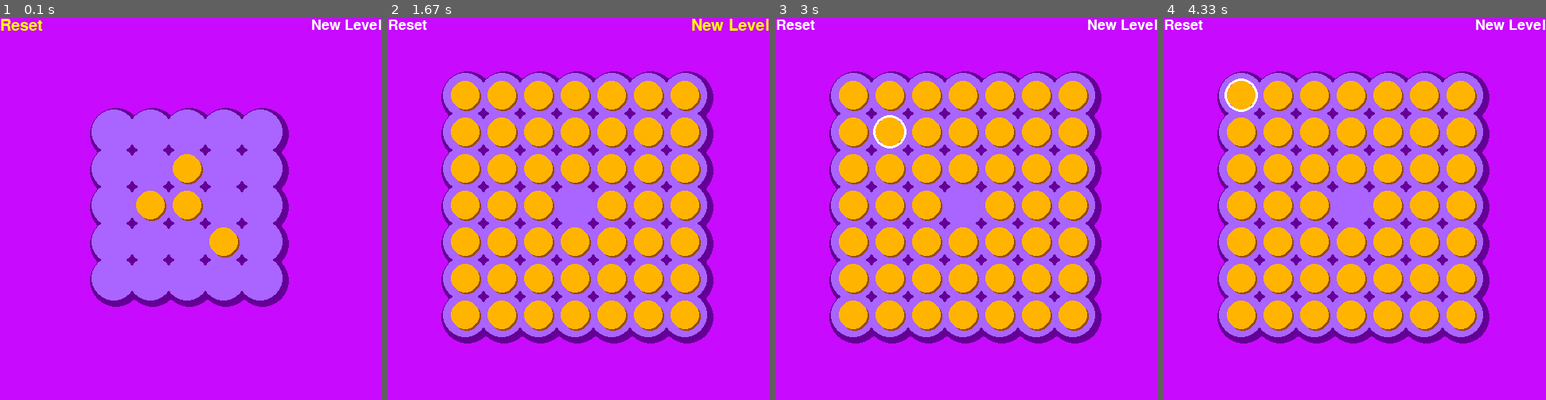
Above: before the commit, frames 1-4 (left to right).
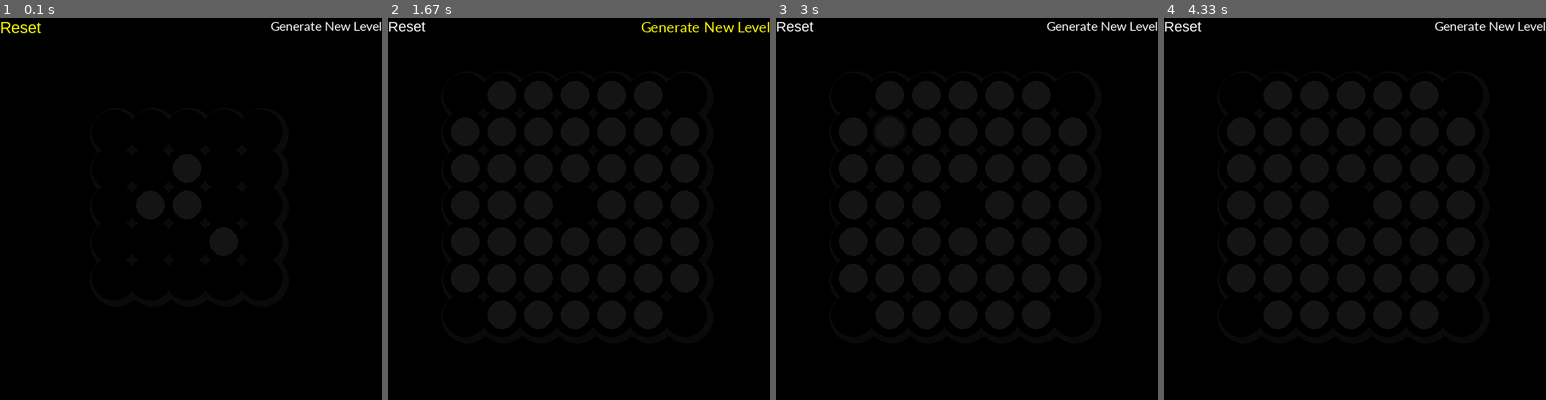
Above: after the commit, the same moments.

Repository: alvansga/my-py-game
Game: pygame game, started from marble.py
Two runs of this game, one before a commit and one after it. Both use one fixed random seed, a clock stepped at 60 frames per second and the inputs below.
Inputs (mouse positions are in pixels of both pictures, inside the frame that each line leads up to):
- Up to frame 1 (0.1 s): no input
- Up to frame 2 (1.67 s): click (712, 25) at 0.38 s, where only the run after the commit has a clickable "Generate New Level"; press the mouse at (502, 205) at 0.7 s; move the mouse to (556, 247) at 0.8 s; release the mouse at (609, 289) at 0.93 s; click (712, 25) at 1.05 s, where only the run after the commit has a clickable "Generate New Level"; click (712, 25) at 1.38 s, where only the run after the commit has a clickable "Generate New Level"
- Up to frame 3 (3 s): press the mouse at (852, 243) at 1.7 s; move the mouse to (844, 266) at 1.8 s; release the mouse at (837, 293) at 1.93 s; press the mouse at (1035, 94) at 2.03 s; move the mouse to (959, 136) at 2.13 s; release the mouse at (882, 178) at 2.27 s; press the mouse at (924, 166) at 2.37 s; move the mouse to (882, 128) at 2.47 s; release the mouse at (844, 90) at 2.6 s; press the mouse at (924, 205) at 2.7 s; move the mouse to (909, 163) at 2.8 s; release the mouse at (894, 117) at 2.93 s
- Up to frame 4 (4.33 s): press the mouse at (1240, 94) at 3.03 s; move the mouse to (1362, 113) at 3.13 s; release the mouse at (1488, 132) at 3.27 s; click (1450, 235) at 3.38 s; press the mouse at (1351, 277) at 3.7 s; move the mouse to (1374, 270) at 3.8 s; release the mouse at (1400, 262) at 3.93 s; press the mouse at (1312, 205) at 4.03 s; move the mouse to (1282, 144) at 4.13 s; release the mouse at (1248, 86) at 4.27 s

The runs differ from the first frame. In frame 1, 100% of the frame differs, in the area x 0-100%, y 0-100%; in frame 2, 100%; in frame 3, 100%; in frame 4, 100%.

Commit message:
level 5 rev

Diff:
--- a/marble.py
+++ b/marble.py
@@ -34,15 +34,18 @@
 BIRUTUA     = (100,  0,150)
 MERAH       = (255,  0,  0)
 KUNING      = (255,255,  0)
-
-BGCOLOR1 = UNGU
-BGCOLOR2 = LIMEHIJAU
-
-MARBLECOLOR = JINGGA
-MARBLECOLOR2 = JINGGATUA
-RINGCOLOR = PUTIH
-BOARDCOLOR = BIRU
-BOARDCOLOR2 = BIRUTUA
+HITAM       = (  0,  0,  0)
+ABU2        = ( 10, 10, 10)
+ABU2_1      = ( 20, 20, 20)
+
+BGCOLOR1 = HITAM
+BGCOLOR2 = ABU2
+
+MARBLECOLOR = ABU2_1
+MARBLECOLOR2 = HITAM
+RINGCOLOR = ABU2
+BOARDCOLOR = HITAM
+BOARDCOLOR2 = ABU2
 WINTEKSCOLOR = PUTIH
 
 # gambar objek
@@ -330,6 +333,10 @@
             for j in range(TINGGIPAPAN):
                 marbles[i][j] = True
         marbles[int(LEBARPAPAN/2)][int(TINGGIPAPAN/2)] = False
+        marbles[0][0] = False
+        marbles[6][0] = False
+        marbles[6][6] = False
+        marbles[0][6] = False
         #===========================================
         # ========= tambah level disini ===========
         #===========================================
@@ -344,14 +351,14 @@
 
 def tampilReset(x,y,mouseklik):
     fontsize = 18
-    settingFont = pygame.font.Font('freesansbold.ttf',fontsize)
+    settingFont = pygame.font.SysFont('Arial.ttf',fontsize)
     permukaanteks = settingFont.render('Reset',True,WINTEKSCOLOR)
     teksRectObj = permukaanteks.get_rect()
     teksRectObj.topleft = (0,0)
 
     if teksRectObj.collidepoint(x,y):
         fontsize = 20
-        settingFont = pygame.font.Font('freesansbold.ttf',fontsize)
+        settingFont = pygame.font.SysFont('Arial.ttf',fontsize)
         permukaanteks = settingFont.render('Reset',True,KUNING)
         teksRectObj = permukaanteks.get_rect()
         teksRectObj.topleft = (0,0)
@@ -364,14 +371,14 @@
 
 def tampilNewLevel(x,y,mouseklik):
     fontsize = 18
-    settingFont = pygame.font.Font('freesansbold.ttf',fontsize)
-    permukaanteks = settingFont.render('New Level',True,WINTEKSCOLOR)
+    settingFont = pygame.font.SysFont('Calibri.ttf',fontsize)
+    permukaanteks = settingFont.render('Generate New Level',True,WINTEKSCOLOR)
     teksRectObj = permukaanteks.get_rect()
     teksRectObj.topright = (480,0)
     if teksRectObj.collidepoint(x,y):
         fontsize = 20
-        settingFont = pygame.font.Font('freesansbold.ttf',fontsize)
-        permukaanteks = settingFont.render('New Level',True,KUNING)
+        settingFont = pygame.font.SysFont('Calibri.ttf',fontsize)
+        permukaanteks = settingFont.render('Generate New Level',True,KUNING)
         teksRectObj = permukaanteks.get_rect()
         teksRectObj.topright = (480,0)
         DISPLAYSURF.blit(permukaanteks,teksRectObj)
